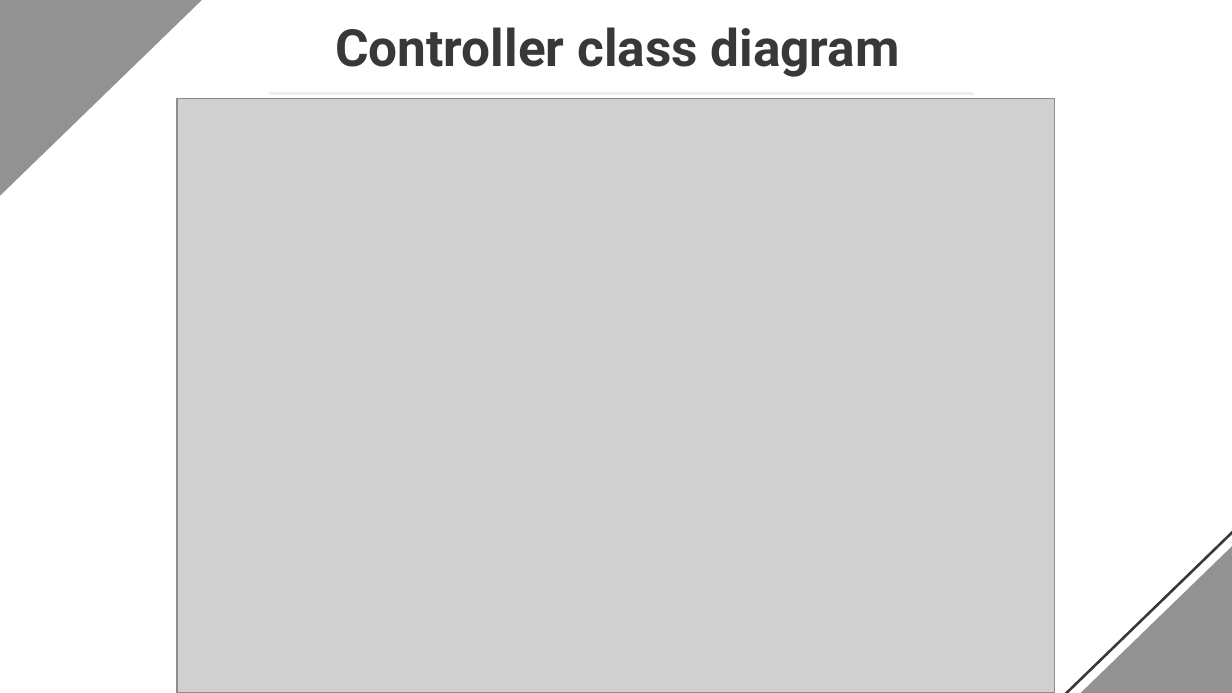
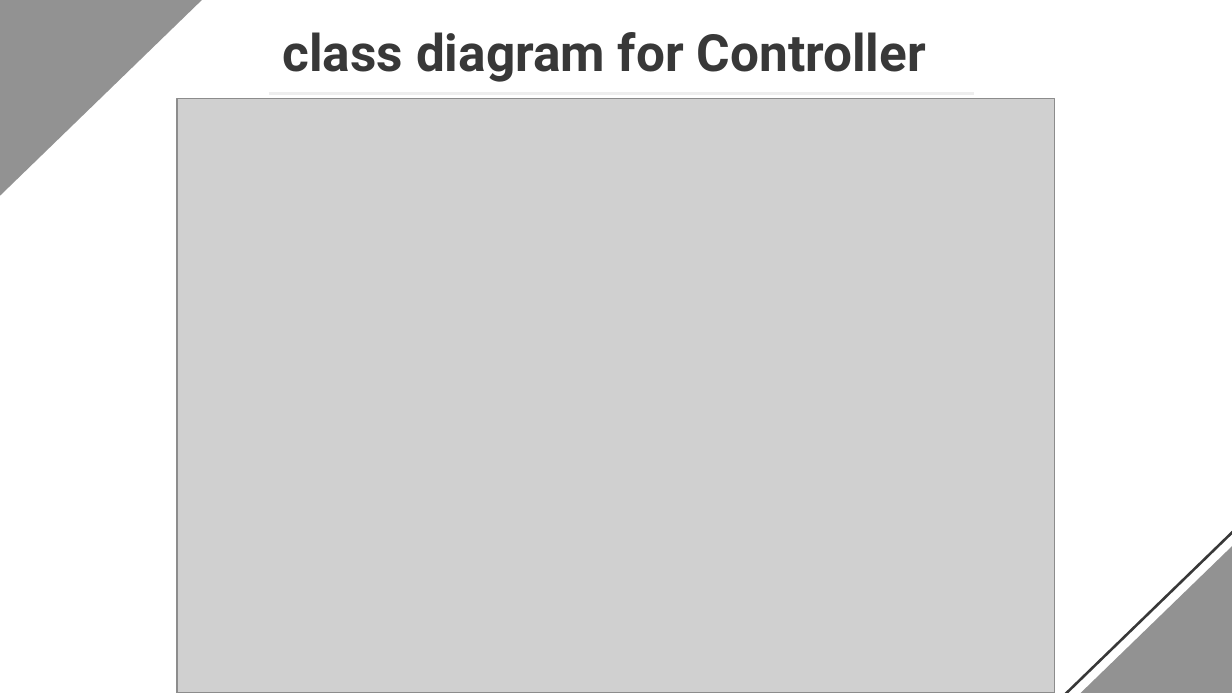
Before and after one commit to XHung09/OOLT.ICT.20202.Team3, a slide deck: slide 11 of presentation/Final Project OOP Slides.pptx. Drawn at 1232x693 pixels with LibreOffice and Linux fonts; fonts in the diff are those of the drawing; grey boxes stand for pictures. Boxes give left, top, right and bottom in pixels: in the first picture for what was removed or moved away, otherwise in the second. Text is boxed around its words. In the diff, an @@ line names an element or a change of style, - is before the commit and + after.

Commit message:
solve spelling mistake

```diff
--- a/presentation/Final Project OOP Slides.pptx
+++ b/presentation/Final Project OOP Slides.pptx
@@ text at bbox=[283, 32, 926, 82]: text changed @@
-Controller class diagram
+class diagram for Controller
```
